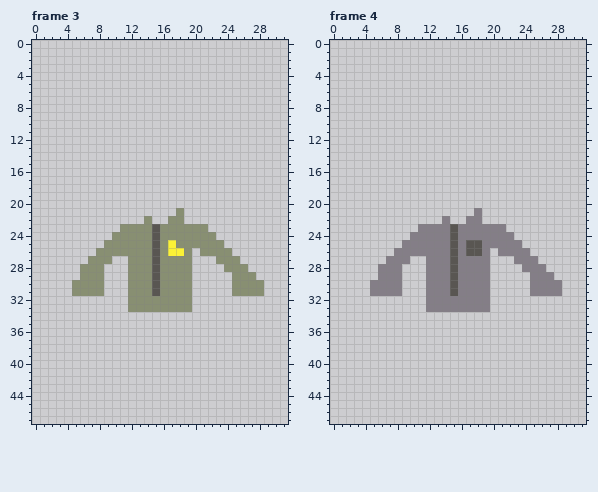
Pixel-art file, stored at assets/art/humans_slim.aseprite. This is how it looked before the edit.
32x48 pixels, 10 frames. Shown: frame 3, frame 4. The commit also changed other frames, which this record leaves out.
Now the later version:
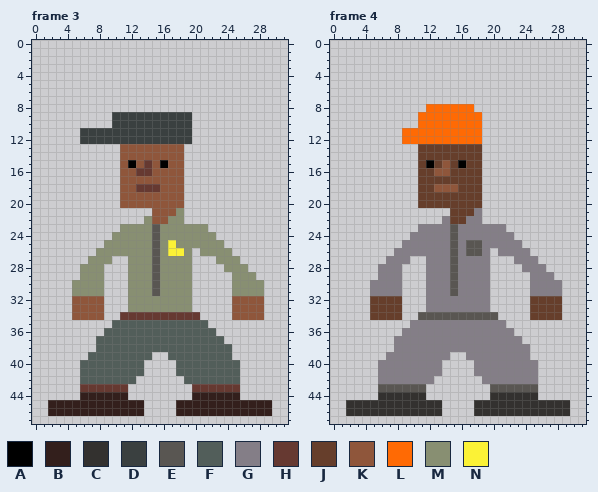
Palette (. is transparent): A #000000  B #331f1c  C #33312f  D #3a4040  E #595652  F #525e5a  G #847e87  H #663931  J #663e2b  K #8f563b  L #ff6a04  M #888f72  N #fbf236
The edit:
layer "Body" now shown
layer "Headwear" now shown
layer "Pants" now shown
layer "Shoes" now shown
Frame 3:
y 9..10: x 10..19 .......... -> DDDDDDDDDD
y 11..12: x 6..19 .............. -> DDDDDDDDDDDDDD
y 13..14: x 11..18 ........ -> KKKKKKKK
y 15: x 11..18 ........ -> KAKHKAKK
y 16: x 11..18 ........ -> KKHHKKKK
y 17: x 11..18 ........ -> KKKKKKKK
y 18: x 11..18 ........ -> KKHHHKKK
y 19..20: x 11..18 ........ -> KKKKKKKK
y 21: x 15..17 ... -> KKK
y 22: x 15..16 .. -> KK
y 32..33: x 5..8 .... -> KKKK; x 25..28 .... -> KKKK
y 34: x 5..8 .... -> KKKK; x 11..20 .......... -> HHHHHHHHHH; x 25..28 .... -> KKKK
y 35: x 10..21 ............ -> FFFFFFFFFFFF
y 36: x 9..22 .............. -> FFFFFFFFFFFFFF
y 37: x 8..23 ................ -> FFFFFFFFFFFFFFFF
y 38: x 8..24 ................. -> FFFFFFFFFFFFFFFFF
y 39: x 7..14 ........ -> FFFFFFFF; x 17..24 ........ -> FFFFFFFF
y 40..41: x 6..13 ........ -> FFFFFFFF; x 18..25 ........ -> FFFFFFFF
y 42: x 6..12 ....... -> FFFFFFF; x 19..25 ....... -> FFFFFFF
y 43: x 6..11 ...... -> HHHHHH; x 20..25 ...... -> HHHHHH
y 44: x 6..11 ...... -> BBBBBB; x 20..25 ...... -> BBBBBB
y 45..46: x 2..13 ............ -> BBBBBBBBBBBB; x 18..29 ............ -> BBBBBBBBBBBB
Frame 4:
y 8: x 12..17 ...... -> LLLLLL
y 9..10: x 11..18 ........ -> LLLLLLLL
y 11..12: x 9..18 .......... -> LLLLLLLLLL
y 13..14: x 11..18 ........ -> JJJJJJJJ
y 15: x 11..18 ........ -> JAJKJAJJ
y 16: x 11..18 ........ -> JJKKJJJJ
y 17: x 11..18 ........ -> JJJJJJJJ
y 18: x 11..18 ........ -> JJKKKJJJ
y 19..20: x 11..18 ........ -> JJJJJJJJ
y 21: x 15..17 ... -> JJJ
y 22: x 15..16 .. -> JJ
y 32..33: x 5..8 .... -> JJJJ; x 25..28 .... -> JJJJ
y 34: x 5..8 .... -> JJJJ; x 11..20 .......... -> EEEEEEEEEE; x 25..28 .... -> JJJJ
y 35: x 10..21 ............ -> GGGGGGGGGGGG
y 36: x 9..22 .............. -> GGGGGGGGGGGGGG
y 37: x 8..23 ................ -> GGGGGGGGGGGGGGGG
y 38: x 8..24 ................. -> GGGGGGGGGGGGGGGGG
y 39: x 7..14 ........ -> GGGGGGGG; x 17..24 ........ -> GGGGGGGG
y 40..41: x 6..13 ........ -> GGGGGGGG; x 18..25 ........ -> GGGGGGGG
y 42: x 6..12 ....... -> GGGGGGG; x 19..25 ....... -> GGGGGGG
y 43: x 6..11 ...... -> EEEEEE; x 20..25 ...... -> EEEEEE
y 44: x 6..11 ...... -> CCCCCC; x 20..25 ...... -> CCCCCC
y 45..46: x 2..13 ............ -> CCCCCCCCCCCC; x 18..29 ............ -> CCCCCCCCCCCC
Where, in picture pixels (left, top, right, bottom), the same in both pictures:
added: (80, 112, 192, 224)
added: (48, 296, 272, 416)
added: (402, 104, 482, 224)
added: (346, 296, 570, 416)
